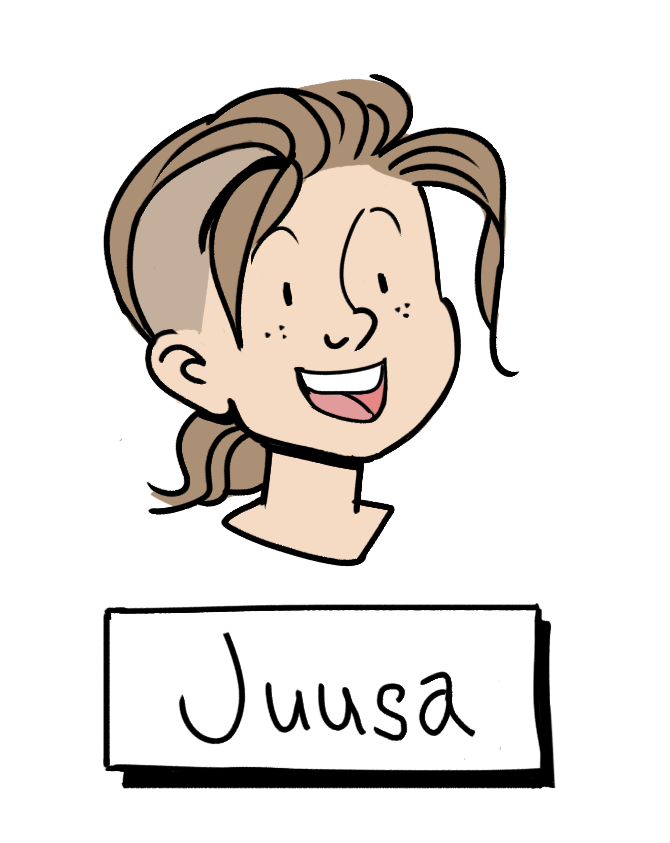
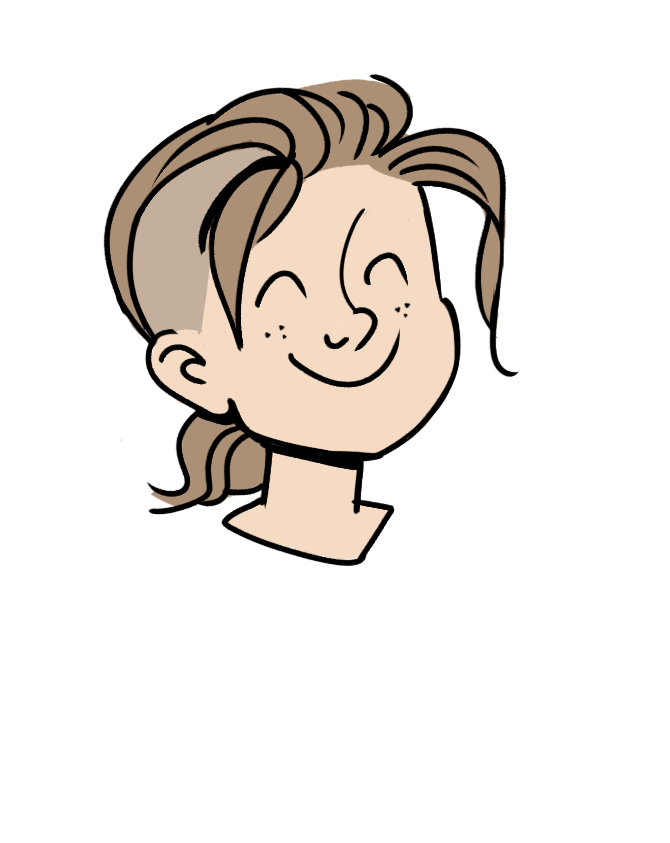
Layered file, before and after one edit (670×843). Changes by layer:
hid "leijuva_nimikyltti" over [102, 603, 556, 789]
hid "Juusa1" over [103, 74, 520, 567]
hid "Juusa3" over [103, 74, 520, 567]
